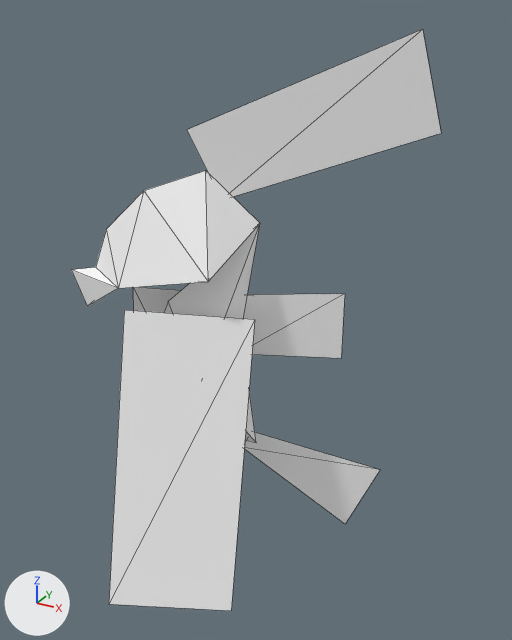
One commit to the glTF model public/3d/item/model__item__uccmat.ofs_47_0/5187king_fish_e.gltf: the scene before it, then after it.
One viewpoint serves both versions: a camera (50 mm lens) standing at (0.358, -0.501, 0.191) and looking at (0.072, 0.019, -0.069). The axes (+X, +Y, +Z) are drawn at lower left. The lights are the same throughout. The picture after the commit comes second. Mesh edges are drawn as thin lines.

Objects in the first picture: '5187king_fish_e'.
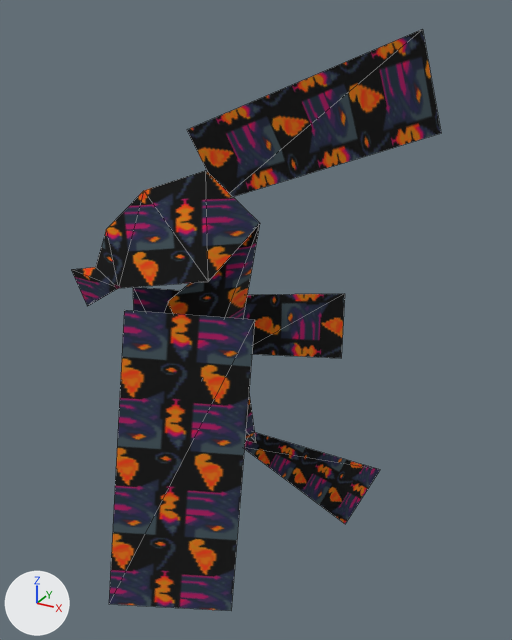
Where the change shows, as pixel boxes [x1, y1, x2, y2] in the pictures (512 x 640 px):
```json
{"object": "5187king_fish_e", "change": "surface changed", "before": [71, 29, 441, 611], "after": [71, 29, 441, 611], "on screen": "darker"}
```

Scene script edits in JSON lines:
```json
{"op": "add", "block": "img_king_fish_e", "code": ["img_king_fish_e = load_image('king_fish_e', '_unpacked/king_fish_e', 32, 64, 'sRGB')"]}
{"op": "remove", "block": "mat_mat_fish62", "code": "mat_mat_fish62.base_color = (1.0, 1.0, 1.0)  # white #ffffff"}
{"op": "add", "block": "mat_mat_fish62", "code": "mat_mat_fish62.texture = img_king_fish_e"}
```
